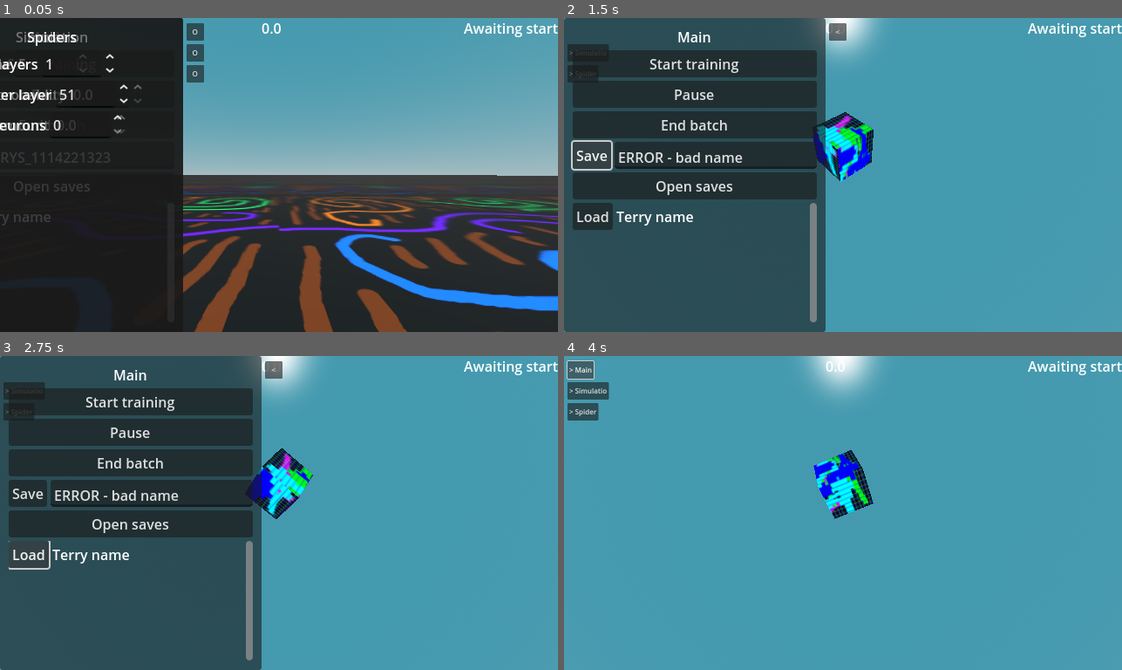
Above: before the commit, frames 1-4 (two rows, left to right).
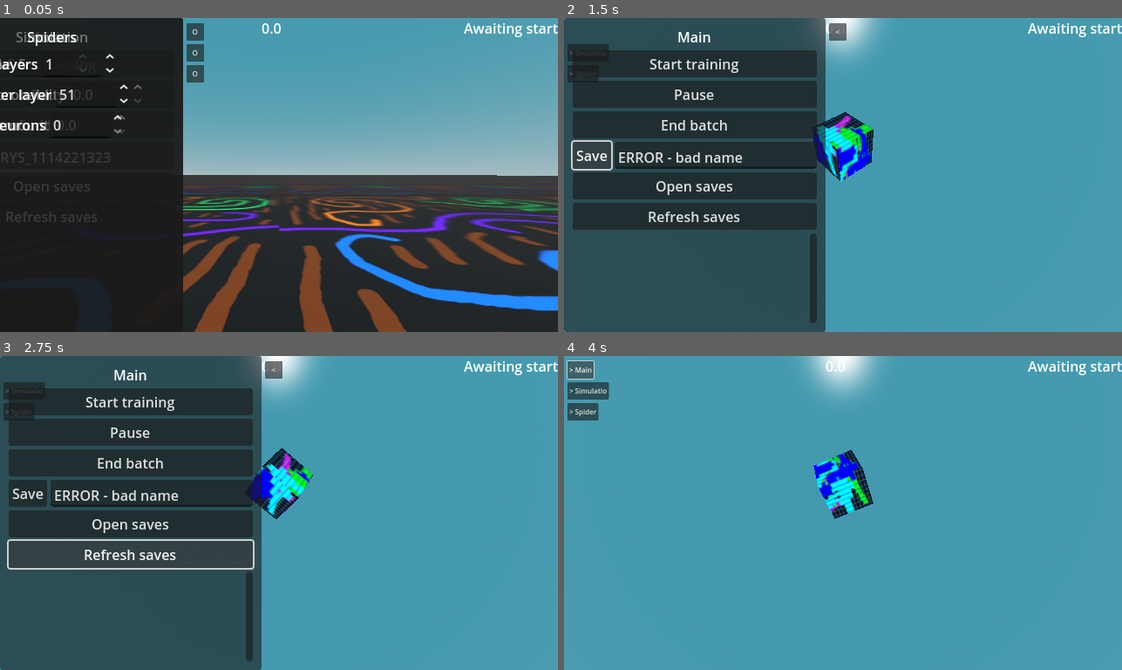
Above: after the commit, the same moments.

Repository: officialErnests/de-ai-ed
Game: Godot game, scene res://scenes/main.tscn
Two runs of this game, one before a commit and one after it. Both use one fixed random seed, a clock stepped at 60 frames per second and the inputs below.
Inputs (mouse positions are in pixels of both pictures, inside the frame that each line leads up to):
- Up to frame 1 (0.05 s): no input
- Up to frame 2 (1.5 s): click "> Main" at 0.5 s; click "Save" at 1.25 s
- Up to frame 3 (2.75 s): click (27, 553) at 2 s, where only the run before the commit has a clickable "Load"
- Up to frame 4 (4 s): click (692, 553) at 2.75 s, where only the run after the commit has a clickable "Refresh saves"; click "<" at 3.5 s

The runs differ from the first frame. In frame 1, 0.1% of the frame differs, in the area x 0-18%, y 61-67%; in frame 2, 3.6%, in the area x 2-46%, y 58-98%; in frame 3, 1.5%; in frame 4, nothing differs.
Error after the commit: Attempt to call function 'get_files' in base 'null instance' on a null instance. (res://scripts/spidersss.gd:76)

Commit message:
Made refresh system, and rn working on loading em

Diff:
--- /dev/null
+++ b/scenes/load_button.tscn
@@ -0,0 +1,11 @@
+[gd_scene format=3 uid="uid://b0gh4yvyjao0u"]
+
+[node name="Save" type="HBoxContainer"]
+
+[node name="Button" type="Button" parent="."]
+layout_mode = 2
+text = "Load"
+
+[node name="Label" type="Label" parent="."]
+layout_mode = 2
+text = "Terry name"
--- a/scenes/main.tscn
+++ b/scenes/main.tscn
@@ -190,25 +190,18 @@
 layout_mode = 2
 text = "Open saves"
 
+[node name="Refresh saves" type="Button" parent="Camera_setup/NeckOrSmthing/Dron/Floating_cam/Gui/Main/Panel/VBoxContainer"]
+layout_mode = 2
+text = "Refresh saves"
+
 [node name="ScrollContainer" type="ScrollContainer" parent="Camera_setup/NeckOrSmthing/Dron/Floating_cam/Gui/Main/Panel/VBoxContainer"]
-custom_minimum_size = Vector2(0, 137)
+custom_minimum_size = Vector2(0, 103)
 layout_mode = 2
 horizontal_scroll_mode = 0
 vertical_scroll_mode = 2
 
 [node name="VBoxContainer" type="VBoxContainer" parent="Camera_setup/NeckOrSmthing/Dron/Floating_cam/Gui/Main/Panel/VBoxContainer/ScrollContainer"]
 layout_mode = 2
-
-[node name="HBoxContainer" type="HBoxContainer" parent="Camera_setup/NeckOrSmthing/Dron/Floating_cam/Gui/Main/Panel/VBoxContainer/ScrollContainer/VBoxContainer"]
-layout_mode = 2
-
-[node name="Button" type="Button" parent="Camera_setup/NeckOrSmthing/Dron/Floating_cam/Gui/Main/Panel/VBoxContainer/ScrollContainer/VBoxContainer/HBoxContainer"]
-layout_mode = 2
-text = "Load"
-
-[node name="Label" type="Label" parent="Camera_setup/NeckOrSmthing/Dron/Floating_cam/Gui/Main/Panel/VBoxContainer/ScrollContainer/VBoxContainer/HBoxContainer"]
-layout_mode = 2
-text = "Terry name"
 
 [node name="Control" type="Control" parent="Camera_setup/NeckOrSmthing/Dron/Floating_cam/Gui/Main"]
 z_index = -1
@@ -385,7 +378,7 @@
 slider_close_text = "> Spider"
 is_open = false
 
-[node name="Spidersss" type="Node3D" parent="." node_paths=PackedStringArray("start", "pause_button", "force_stop_button", "save_button", "save_text", "open_button", "training_time", "timer", "node_visualiser", "generation_count")]
+[node name="Spidersss" type="Node3D" parent="." node_paths=PackedStringArray("start", "pause_button", "force_stop_button", "save_button", "save_text", "open_button", "refresh_button", "load_button_storage", "training_time", "timer", "node_visualiser", "generation_count")]
 script = ExtResource("7_tipki")
 start = NodePath("../Camera_setup/NeckOrSmthing/Dron/Floating_cam/Gui/Main/Panel/VBoxContainer/Start")
 pause_button = NodePath("../Camera_setup/NeckOrSmthing/Dron/Floating_cam/Gui/Main/Panel/VBoxContainer/Pause")
@@ -393,6 +386,8 @@
 save_button = NodePath("../Camera_setup/NeckOrSmthing/Dron/Floating_cam/Gui/Main/Panel/VBoxContainer/HBoxContainer/Save")
 save_text = NodePath("../Camera_setup/NeckOrSmthing/Dron/Floating_cam/Gui/Main/Panel/VBoxContainer/HBoxContainer/TextEdit")
 open_button = NodePath("../Camera_setup/NeckOrSmthing/Dron/Floating_cam/Gui/Main/Panel/VBoxContainer/Open")
+refresh_button = NodePath("../Camera_setup/NeckOrSmthing/Dron/Floating_cam/Gui/Main/Panel/VBoxContainer/Refresh saves")
+load_button_storage = NodePath("../Camera_setup/NeckOrSmthing/Dron/Floating_cam/Gui/Main/Panel/VBoxContainer/ScrollContainer/VBoxContainer")
 training_time = NodePath("../Camera_setup/NeckOrSmthing/Dron/Floating_cam/Gui/Simulation/Panel/VBoxContainer/Timer/SpinBox")
 timer = NodePath("../Lerning")
 spiders_per_batch = 10
--- a/scripts/spidersss.gd
+++ b/scripts/spidersss.gd
@@ -1,6 +1,7 @@
 extends Node3D
 
-var spider_preload = preload("res://scenes/spider.tscn")
+var preload_spider = preload("res://scenes/spider.tscn")
+var preload_load_button = preload("res://scenes/load_button.tscn")
 
 const SAVE_PATH = "user://saves/"
 
@@ -11,8 +12,8 @@
 @export var save_button: Button
 @export var save_text: TextEdit
 @export var open_button: Button
-@export var load_button: Button
-@export var load_file_diologue: FileDialog
+@export var refresh_button: Button
+@export var load_button_storage: Control
 @export_category("Simulation")
 @export var training_time: SpinBox
 @export_category("Others")
@@ -33,7 +34,10 @@
 	"generation_statistics" = []
 }
 var best_spider = []
+var load_button_arr: Array[Control] = []
+
 func _ready() -> void:
+	refreshFiles()
 	generation_count.text = "Awaiting start"
 	timer.timeout.connect(trainLoop)
 
@@ -42,7 +46,7 @@
 	force_stop_button.pressed.connect(forceEnd)
 	save_button.pressed.connect(saveAi)
 	open_button.pressed.connect(openExplorer)
-	# load_button.pressed.connect(loadAi)
+	refresh_button.pressed.connect(refreshFiles)
 
 func saveAi():
 	var dirAccess = DirAccess.open("user://")
@@ -56,21 +60,30 @@
 		save_text.text = "ERROR - bad name"
 		return
 	fileSave.store_string(JSON.stringify([stats_arr, best_spider]))
+	refreshFiles()
 
 func openExplorer():
 	OS.execute("explorer.exe", [str(ProjectSettings.globalize_path(SAVE_PATH)).replace("/", "\\")])
 
-func loadAi():
-	load_file_diologue["visible"] = true
-	load_file_diologue.close_requested.connect(
-		func():
-			load_file_diologue.visible = false
-			load_file_diologue.file_selected.disconnect(loadFile)
-	)
-	load_file_diologue.file_selected.connect(loadFile)
+func refreshFiles():
+	for iter_load_button in load_button_arr:
+		iter_load_button.queue_free()
+	load_button_arr.clear()
+
+	var directory = DirAccess.open(SAVE_PATH)
+	var regex = RegEx.new()
+	regex.compile("(.ai$)")
+	for file_str in directory.get_files():
+		if regex.search(file_str):
+			var load_button = preload_load_button.instantiate()
+			load_button.get_node("Button").pressed.connect(loadFile.bind(file_str))
+			load_button.get_node("Label").text = file_str
+			load_button_storage.add_child(load_button)
+			load_button_arr.append(load_button)
 
 func loadFile(p_path):
 	print(p_path)
+	# var loaded_ai =
 
 func pauseTimer():
 	if timer.paused:
@@ -146,7 +159,7 @@
 			spawnSpider(x + 2, y, null, false)
 
 func spawnSpider(col_layer, y_indx, p_loaded_brain, p_flavoring):
-	var temp_spider = spider_preload.instantiate()
+	var temp_spider = preload_spider.instantiate()
 	temp_spider.position = position + Vector3(20 * y_indx, 0, 0)
 	var temp_node = temp_spider.get_node("Skeleton3D/PhysicalBoneSimulator3D")
 	temp_node.setCollLayers(col_layer)
